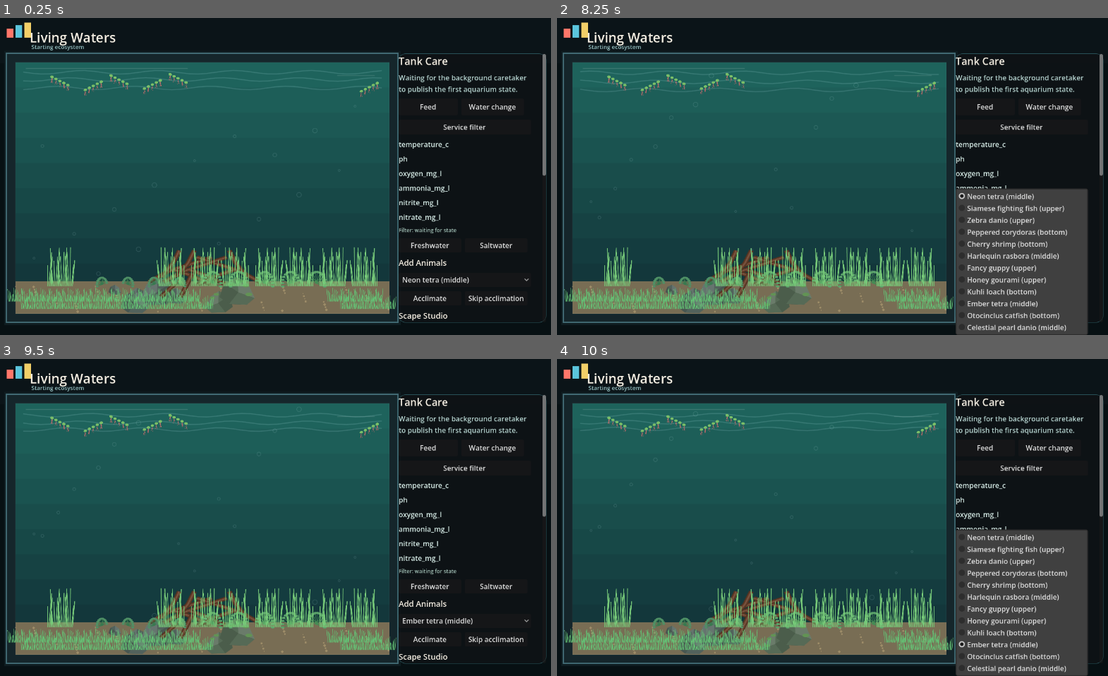
Above: before the commit, frames 1-4 (two rows, left to right).
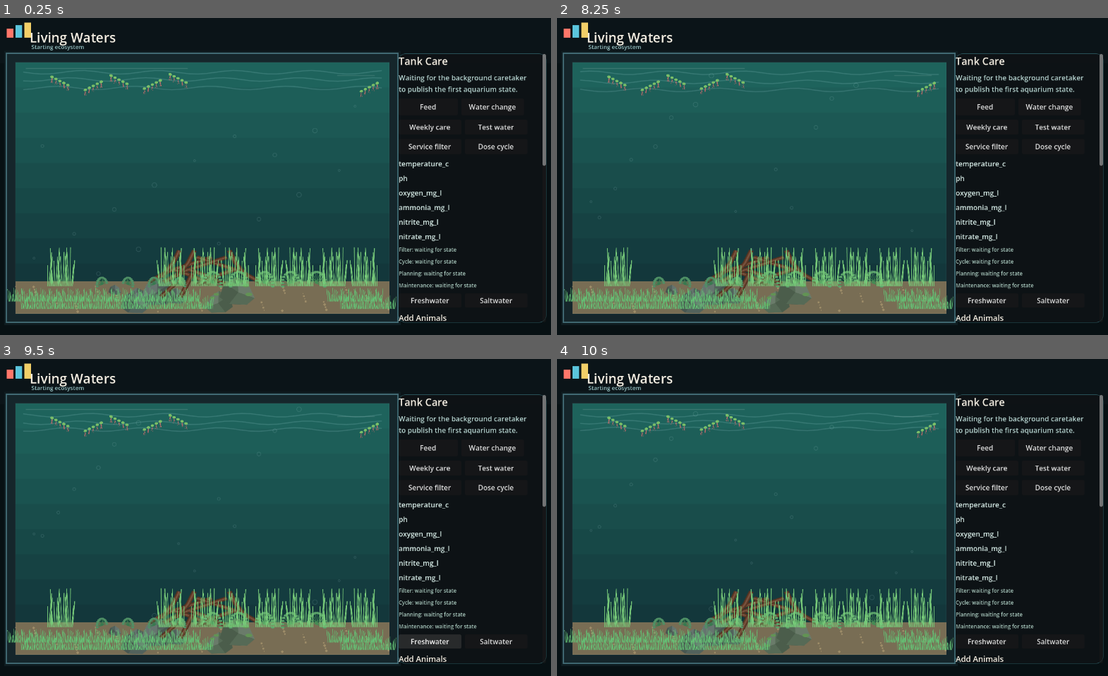
Above: after the commit, the same moments.

Repository: EgeDorukDeveci/living-waters
Game: Godot game, scene res://scenes/main.tscn
The game is run twice, just before and just after one commit, with the same random seed, the same clock (stepped at 60 frames per second) and the same inputs.
Inputs (mouse positions are in pixels of both pictures, inside the frame that each line leads up to):
- Up to frame 1 (0.25 s): no input
- Up to frame 2 (8.25 s): click (986, 125) at 0.5 s, where only the run after the commit has a clickable "Weekly care"; click (1052, 125) at 1.25 s, where only the run after the commit has a clickable "Test water"; click (1052, 147) at 2 s, where only the run after the commit has a clickable "Dose cycle"; click (1052, 296) at 2.75 s, where only the run before the commit has a clickable "Skip acclimation"; click (1052, 296) at 3.5 s, where only the run before the commit has a clickable "Skip acclimation"; click "Feed" at 4.25 s; click "Water change" at 5 s; click "Service filter" at 5.75 s; click "Freshwater" at 6.5 s; click "Saltwater" at 7.25 s; click (1019, 281) at 8 s, where only the run before the commit has a clickable "Neon tetra (middle)"
- Up to frame 3 (9.5 s): click (429, 637) at 8.75 s, where only the run before the commit has a clickable "Acclimate"
- Up to frame 4 (10 s): click (1019, 622) at 9.5 s, where only the run before the commit has a clickable "Ember tetra (middle)"

The runs differ from the first frame. In frame 1, 2.2% of the frame differs, in the area x 72-100%, y 33-96%; in frame 2, 11%; in frame 3, 2.3%; in frame 4, 11%, in the area x 72-100%, y 33-100%.

Commit message:
Add planning cycling and maintenance realism

Diff:
--- a/scripts/Main.gd
+++ b/scripts/Main.gd
@@ -7,6 +7,9 @@
 const COMMAND_FEED := {"action": "feed", "amount": 0.42}
 const COMMAND_WATER_CHANGE := {"action": "water_change", "fraction": 0.25}
 const COMMAND_SERVICE_FILTER := {"action": "service_filter", "replace_carbon": true}
+const COMMAND_WEEKLY_MAINTENANCE := {"action": "weekly_maintenance"}
+const COMMAND_DOSE_AMMONIA := {"action": "dose_ammonia", "amount": 1.0}
+const COMMAND_TEST_WATER := {"action": "test_water"}
 
 var root_dir: String
 var state_path: String
@@ -28,6 +31,9 @@
 var summary_label: Label
 var scape_label: Label
 var filter_label: Label
+var cycle_label: Label
+var planning_label: Label
+var maintenance_label: Label
 var tool_label: Label
 var title_label: Label
 var animal_ids: Array = []
@@ -249,14 +255,33 @@
 	change.pressed.connect(func(): _write_command(COMMAND_WATER_CHANGE.duplicate()))
 	buttons.add_child(change)
 
+	var care_row := HBoxContainer.new()
+	care_row.add_theme_constant_override("separation", 8)
+	panel.add_child(care_row)
+	var maintenance_button := Button.new()
+	maintenance_button.text = "Weekly care"
+	maintenance_button.custom_minimum_size = Vector2(142, 34)
+	maintenance_button.pressed.connect(func(): _write_command(COMMAND_WEEKLY_MAINTENANCE.duplicate()))
+	care_row.add_child(maintenance_button)
+	var test_button := Button.new()
+	test_button.text = "Test water"
+	test_button.custom_minimum_size = Vector2(142, 34)
+	test_button.pressed.connect(func(): _write_command(COMMAND_TEST_WATER.duplicate()))
+	care_row.add_child(test_button)
+
 	var filter_row := HBoxContainer.new()
 	filter_row.add_theme_constant_override("separation", 8)
 	panel.add_child(filter_row)
 	var service_filter := Button.new()
 	service_filter.text = "Service filter"
-	service_filter.custom_minimum_size = Vector2(300, 34)
+	service_filter.custom_minimum_size = Vector2(142, 34)
 	service_filter.pressed.connect(func(): _write_command(COMMAND_SERVICE_FILTER.duplicate()))
 	filter_row.add_child(service_filter)
+	var dose_ammonia := Button.new()
+	dose_ammonia.text = "Dose cycle"
+	dose_ammonia.custom_minimum_size = Vector2(142, 34)
+	dose_ammonia.pressed.connect(func(): _write_command(COMMAND_DOSE_AMMONIA.duplicate()))
+	filter_row.add_child(dose_ammonia)
 
 	for key in ["temperature_c", "ph", "oxygen_mg_l", "ammonia_mg_l", "nitrite_mg_l", "nitrate_mg_l"]:
 		var label := Label.new()
@@ -271,6 +296,27 @@
 	filter_label.add_theme_font_size_override("font_size", 12)
 	filter_label.add_theme_color_override("font_color", Color("#a8c8bd"))
 	panel.add_child(filter_label)
+
+	cycle_label = Label.new()
+	cycle_label.text = "Cycle: waiting for state"
+	cycle_label.autowrap_mode = TextServer.AUTOWRAP_WORD_SMART
+	cycle_label.add_theme_font_size_override("font_size", 12)
+	cycle_label.add_theme_color_override("font_color", Color("#a8c8bd"))
+	panel.add_child(cycle_label)
+
+	planning_label = Label.new()
+	planning_label.text = "Planning: waiting for state"
+	planning_label.autowrap_mode = TextServer.AUTOWRAP_WORD_SMART
+	planning_label.add_theme_font_size_override("font_size", 12)
+	planning_label.add_theme_color_override("font_color", Color("#a8c8bd"))
+	panel.add_child(planning_label)
+
+	maintenance_label = Label.new()
+	maintenance_label.text = "Maintenance: waiting for state"
+	maintenance_label.autowrap_mode = TextServer.AUTOWRAP_WORD_SMART
+	maintenance_label.add_theme_font_size_override("font_size", 12)
+	maintenance_label.add_theme_color_override("font_color", Color("#a8c8bd"))
+	panel.add_child(maintenance_label)
 
 	var system_row := HBoxContainer.new()
 	system_row.add_theme_constant_override("separation", 8)
@@ -1125,6 +1171,27 @@
 			float(mechanical.get("clog", 0.0)) * 100.0,
 			float(chemical.get("carbon_remaining", 0.0)) * 100.0
 		]
+	if cycle_label:
+		var cycle = state.get("cycle", {})
+		cycle_label.text = "Cycle: %s - animals %s - day %.0f" % [
+			str(cycle.get("stage", "unknown")),
+			"ready" if bool(cycle.get("ready_for_animals", false)) else "not ready",
+			float(cycle.get("days_running", 0.0))
+		]
+	if planning_label:
+		var planning = state.get("planning", {})
+		var plan_issues: Array = planning.get("issues", [])
+		var plan_text := "Planning: %.0f kg estimated - risk %d" % [
+			float(planning.get("estimated_total_weight_kg", 0.0)),
+			int(planning.get("risk_score", 0))
+		]
+		if plan_issues.size() > 0:
+			plan_text += " - %s" % plan_issues[0].get("title", "issue")
+		planning_label.text = plan_text
+	if maintenance_label:
+		var maintenance = state.get("maintenance", {})
+		var maint_issues: Array = maintenance.get("issues", [])
+		maintenance_label.text = "Maintenance: %s" % ("ok" if maint_issues.is_empty() else maint_issues[0].get("title", "attention needed"))
 	animal_list.clear()
 	animal_ids.clear()
 	for animal in state.get("animals", []):
Not shown, changed: README.md
Not shown, changed: background/living_waters_daemon.py
Not shown, changed: background/simulation.py
Not shown, changed: tests/run_tests.py
